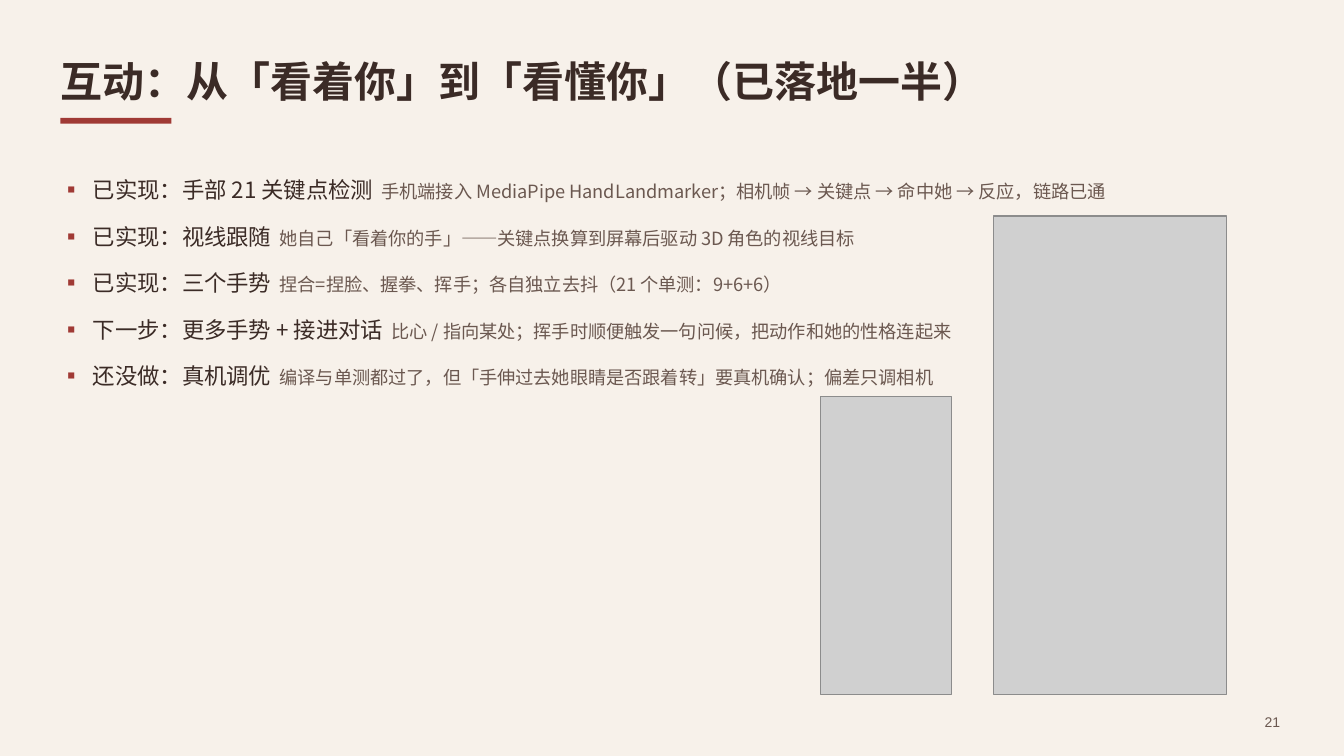
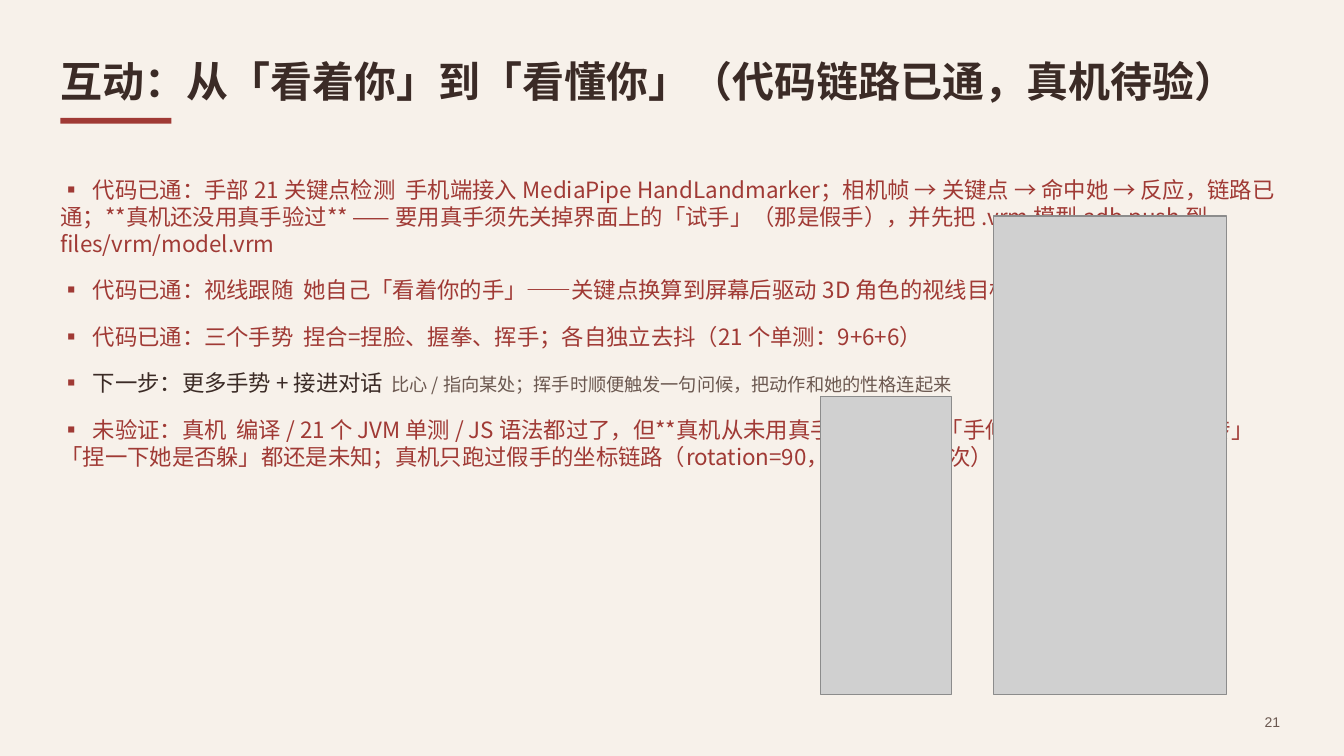
Before and after one commit to sensei142563/AIpet-Murasame, a slide deck: slide 21 of dev/ppt/out/Deck.pptx. Drawn at 1344x756 pixels with LibreOffice and Linux fonts; fonts in the diff are those of the drawing; grey boxes stand for pictures. Boxes give left, top, right and bottom in pixels: in the first picture for what was removed or moved away, otherwise in the second. Text is boxed around its words. In the diff, an @@ line names an element or a change of style, - is before the commit and + after.

```diff
--- a/dev/ppt/out/Deck.pptx
+++ b/dev/ppt/out/Deck.pptx
@@ text at [60, 61, 1236, 103]: text changed @@
-互动：从「看着你」到「看懂你」（已落地一半）
+互动：从「看着你」到「看懂你」（代码链路已通，真机待验）
@@ text at [60, 179, 1275, 349]: text changed; size 13 to 16 pt; text colour #6B5850 to #A03A35 @@
-▪ 已实现：手部 21 关键点检测 手机端接入 MediaPipe HandLandmarker；相机帧 → 关键点 → 命中她 → 反应，链路已通
-▪ 已实现：视线跟随 她自己「看着你的手」——关键点换算到屏幕后驱动 3D 角色的视线目标
-▪ 已实现：三个手势 捏合=捏脸、握拳、挥手；各自独立去抖（21 个单测：9+6+6）
+▪ 代码已通：手部 21 关键点检测 手机端接入 MediaPipe HandLandmarker；相机帧 → 关键点 → 命中她 → 反应，链路已通；**真机还没用真手验过** —— 要用真手须先关掉界面上的「试手」（那是假手），并先把 .vrm 模型 adb push 到 files/vrm/model.vrm
+▪ 代码已通：视线跟随 她自己「看着你的手」——关键点换算到屏幕后驱动 3D 角色的视线目标
+▪ 代码已通：三个手势 捏合=捏脸、握拳、挥手；各自独立去抖（21 个单测：9+6+6）
@@ text at [60, 415, 1253, 470]: text changed; size 13 to 16 pt; text colour #6B5850 to #A03A35 @@
-▪ 还没做：真机调优 编译与单测都过了，但「手伸过去她眼睛是否跟着转」要真机确认；偏差只调相机
+▪ 未验证：真机 编译 / 21 个 JVM 单测 / JS 语法都过了，但**真机从未用真手验过** ——「手伸过去她眼睛是否跟着转」「捏一下她是否躲」都还是未知；真机只跑过假手的坐标链路（rotation=90，40 秒命中 4 次）
```
Also in this commit, not shown: 8 other files.
